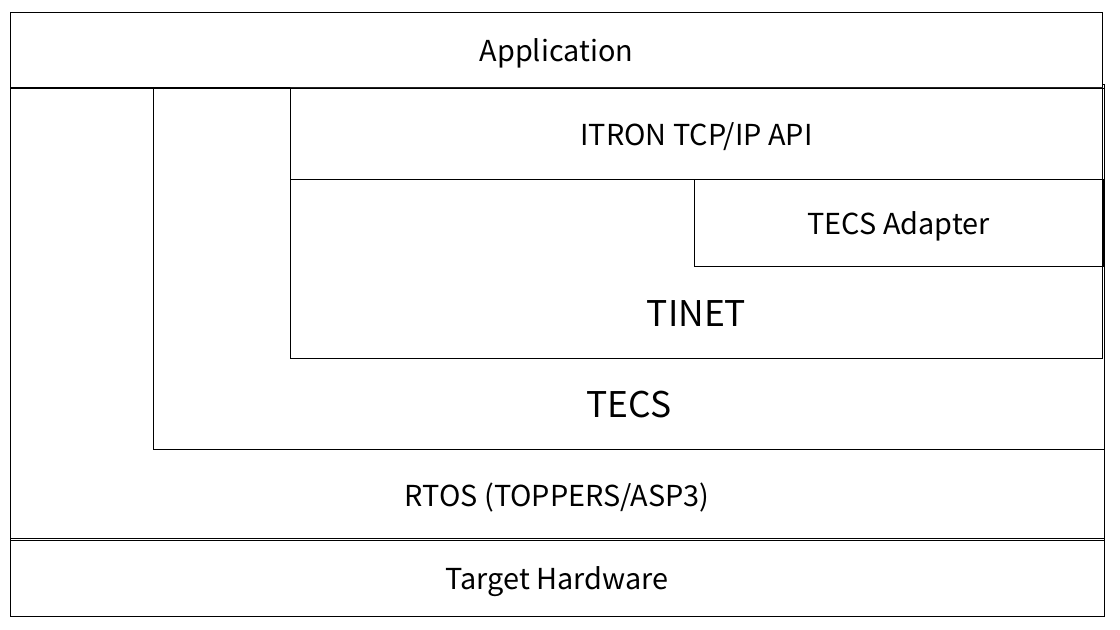
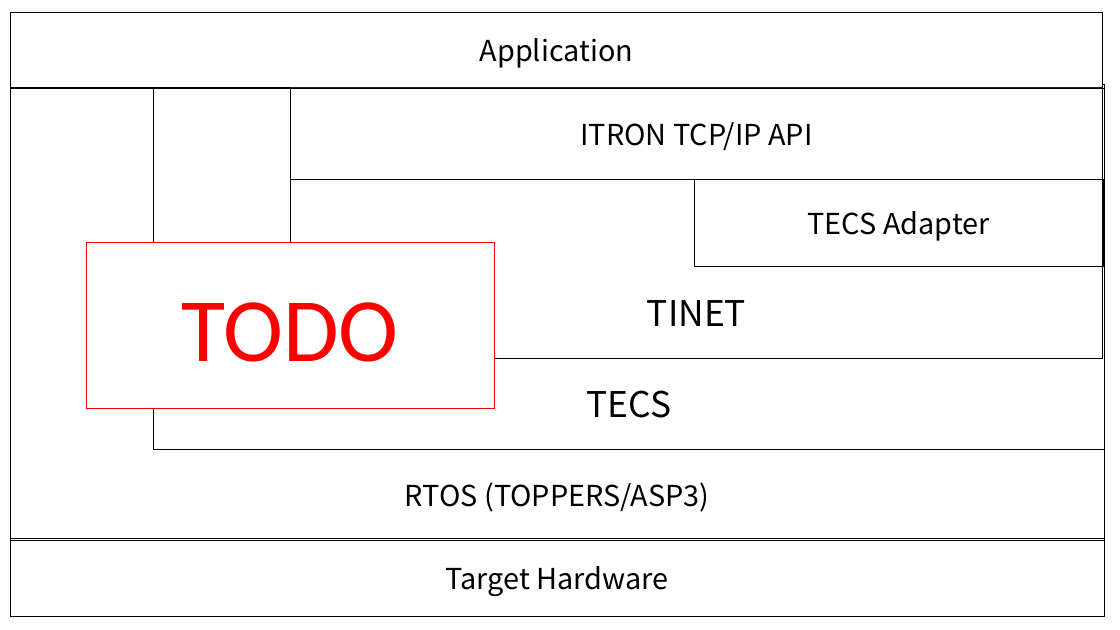
Before and after one commit to robotan0921/paper, a slide deck: slide 1 of ISORC2017/figure/SystemModel.pptx. Drawn at 1120x630 pixels with LibreOffice and Linux fonts; fonts in the diff are those of the drawing. Boxes give left, top, right and bottom in pixels: in the first picture for what was removed or moved away, otherwise in the second. Text is boxed around its words. In the diff, an @@ line names an element or a change of style, - is before the commit and + after.

```diff
--- a/ISORC2017/figure/SystemModel.pptx
+++ b/ISORC2017/figure/SystemModel.pptx
@@ rectangle added at (86,243,495,408), fill #FFFFFF, outline #FF0000 1 pt, 138 pt, text #FF0000 @@
+TODO
```
Also in this commit, not shown: 7 other files.
